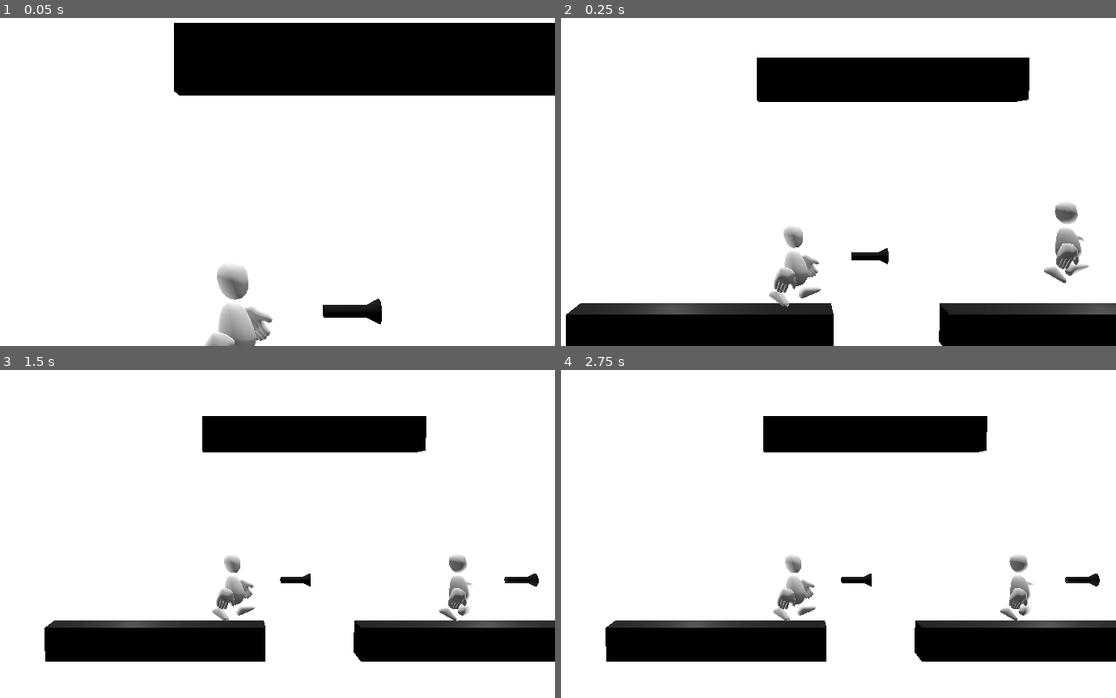
Above: before the commit, frames 1-4 (two rows, left to right).
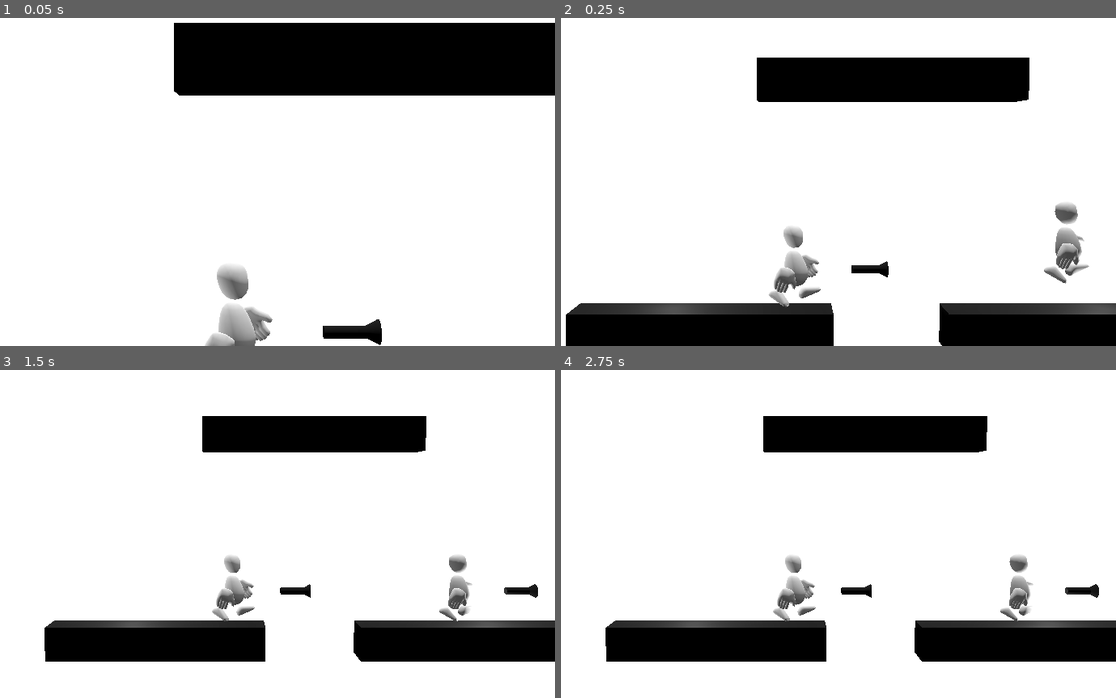
Above: after the commit, the same moments.

Repository: theowiik/project-epic-footsies-2
Game: Godot game, scene res://scenes/main.tscn
The game is run twice, just before and just after one commit, with the same random seed, the same clock (stepped at 60 frames per second) and the same inputs. The engine's default icon, where the game draws it, is replaced by a stand-in: a white triangle on a blue panel in a dark square.
Inputs:
- Up to frame 1 (0.05 s): no input
- Up to frame 2 (0.25 s): no input
- Up to frame 3 (1.5 s): no input
- Up to frame 4 (2.75 s): tap Enter at 2 s

The runs differ from the first frame. In frame 1, 0.9% of the frame differs, in the area x 58-69%, y 85-100%; in frame 2, 0.4%; in frame 3, 0.5%; in frame 4, 0.5%.

Commit message:
Fix player aiming

Diff:
--- a/game/objects/player.tscn
+++ b/game/objects/player.tscn
@@ -161,7 +161,7 @@
 [node name="AimPivot" type="Marker3D" parent="."]
 
 [node name="ShootPosition" type="Marker3D" parent="AimPivot"]
-transform = Transform3D(1, 0, 0, 0, 1, 0, 0, 0, 1, 2.5244982, 0.332973, 0)
+transform = Transform3D(1, 0, 0, 0, 1, 0, 0, 0, 1, 2.524, 0, 0)
 
 [node name="Flashlight" parent="AimPivot" instance=ExtResource("9_i8sra")]
-transform = Transform3D(-4.371139e-08, 0, -1, 0, 1, 0, 1, 0, -4.371139e-08, 1.8124571, 0.332973, 0)
+transform = Transform3D(-4.371139e-08, 0, -1, 0, 1, 0, 1, 0, -4.371139e-08, 1.812, 0, 0)
--- a/game/scripts/player.gd
+++ b/game/scripts/player.gd
@@ -42,12 +42,14 @@
 		shoot_cooldown -= delta
 
 	var aim_input = input.get_aim_direction()
-	var angle = aim_input.angle()
-	aim_pivot.rotation.z = angle
+	if aim_input.length() > 0:
+		var angle = -atan2(aim_input.y, aim_input.x)
+		aim_pivot.rotation.z = angle
 
 	if input.is_shoot_pressed() and shoot_cooldown <= 0:
 		_shoot()
 		shoot_cooldown = shooter.get_shoot_delay()
+
 
 func _process_movement(delta: float) -> void:
 	var context = {
